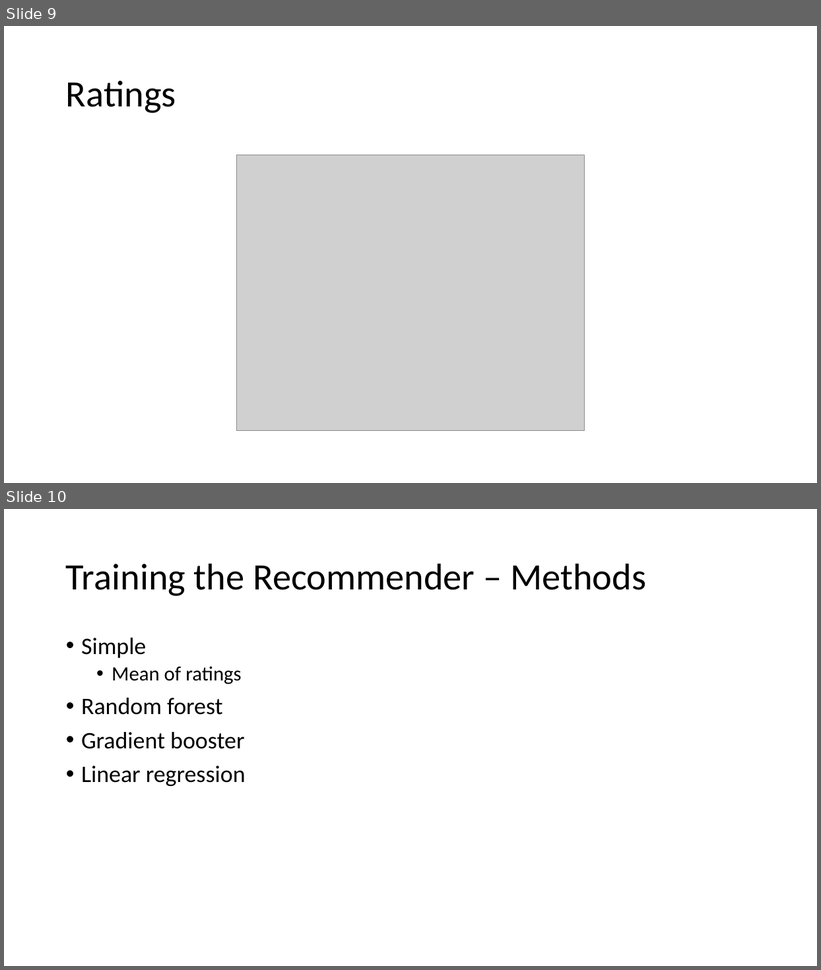
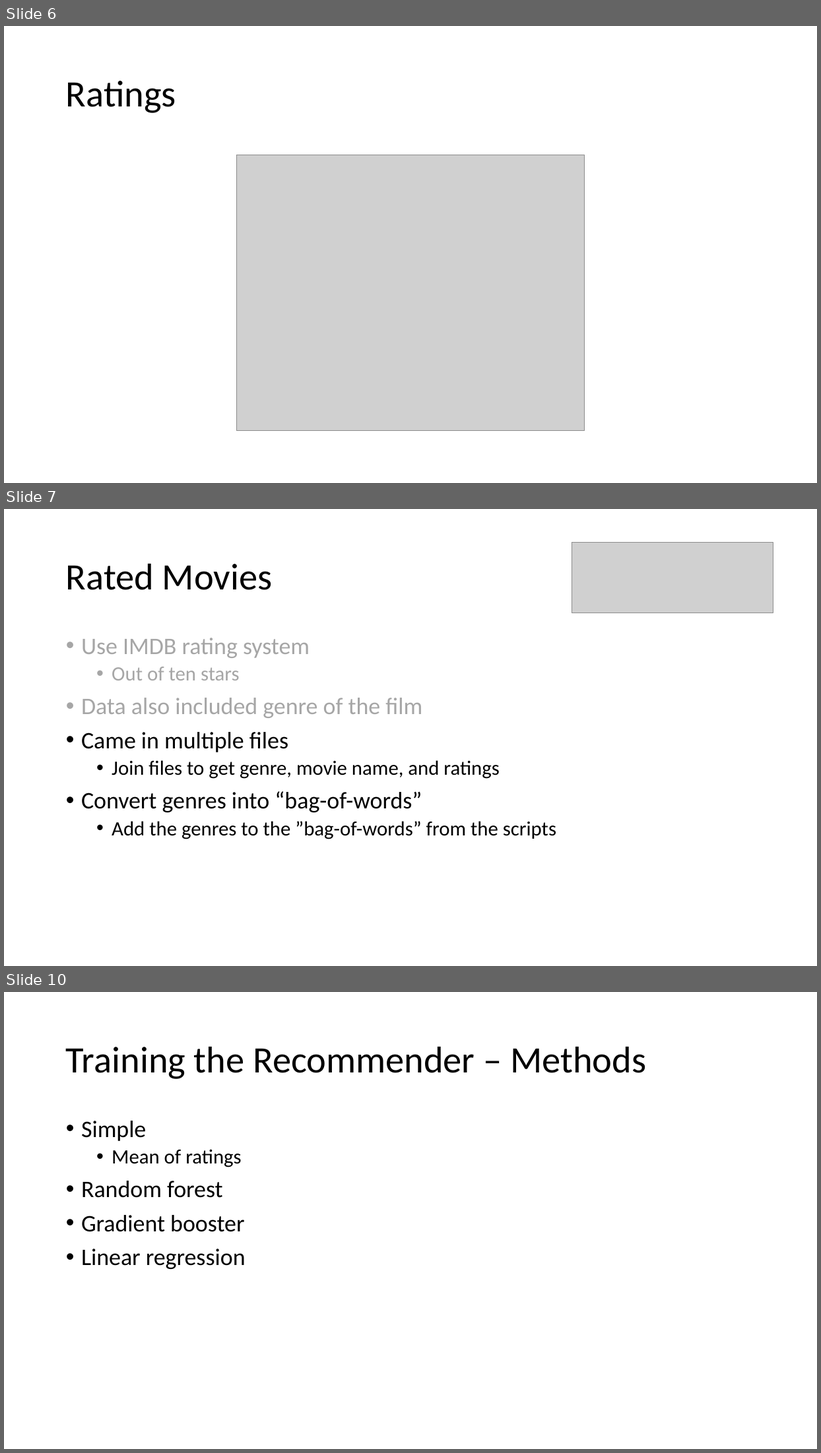
Before and after one commit to cda913/Capstone, a slide deck: AitkinCapstonePresentation.pptx. Shown one above the other, each under a label of ours: slides 9 and 10 before the commit, slides 6, 7 and 10 after it; the slides between them are not shown. The pictures are 821x970 and 821x1453 pixels, drawn with LibreOffice and Linux fonts; fonts in the diff are those of the drawing; grey boxes stand for pictures. Boxes give left, top, right and bottom in pixels: in the first picture for what was removed or moved away, otherwise in the second. Text is boxed around its words. In the diff, an @@ line names an element or a change of style, - is before the commit and + after.

```diff
--- a/AitkinCapstonePresentation.pptx
+++ b/AitkinCapstonePresentation.pptx
@@ slide 7 added at [4,509,817,966], background #FFFFFF @@
@@ picture added at [572,542,774,613] @@
@@ title added at [66,563,272,590], 44 pt, text #000000 @@
+Rated Movies
@@ text added at [81,638,556,840], 28 pt, text #000000 @@
+• Use IMDB rating system
+  • Out of ten stars
+• Data also included genre of the film
+• Came in multiple files
+  • Join files to get genre, movie name, and ratings
+• Convert genres into “bag-of-words”
+  • Add the genres to the ”bag-of-words” from the scripts
@@ what was slide 9 is now slide 6 @@
```
Also in this commit, not shown: 6 slides changed, 3 other slides added, 1 slide removed.
